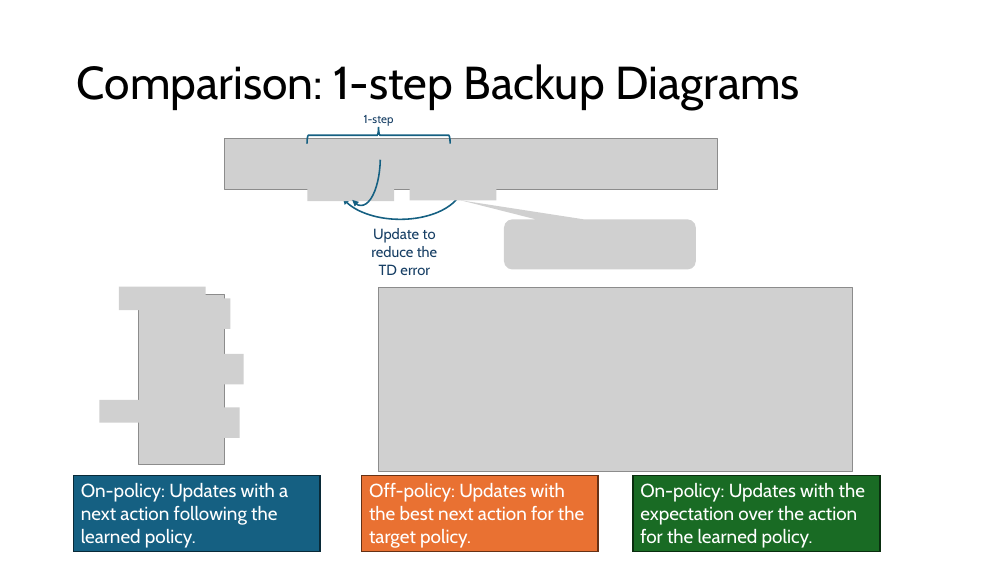
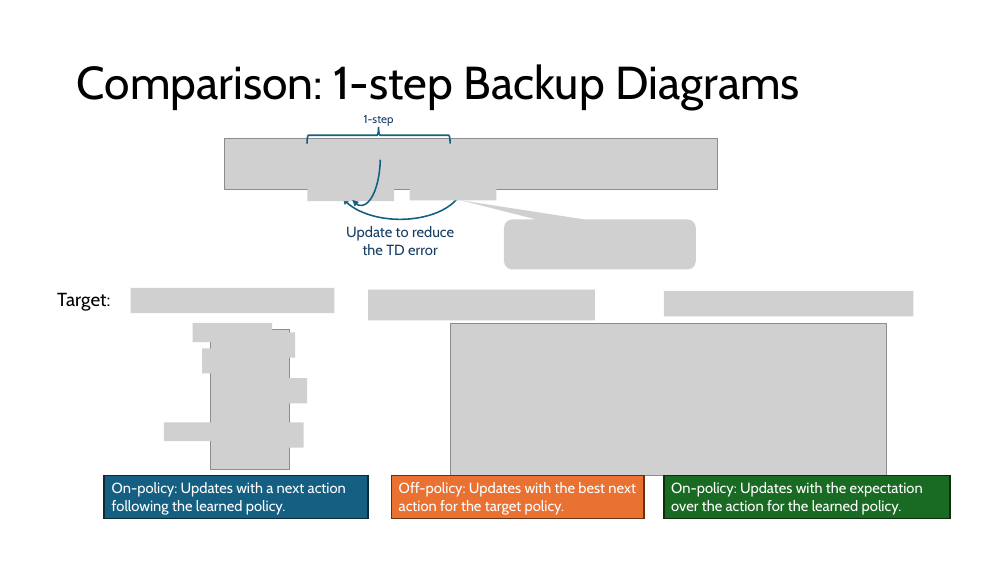
Before and after one commit to mhahsler/Introduction_to_Reinforcement_Learning, a slide deck: slide 22 of slides/Lecture_Chapter06.pptx. Drawn at 1008x567 pixels with LibreOffice and Linux fonts; fonts in the diff are those of the drawing; grey boxes stand for pictures. Boxes give left, top, right and bottom in pixels: in the first picture for what was removed or moved away, otherwise in the second. Text is boxed around its words. In the diff, an @@ line names an element or a change of style, - is before the commit and + after.

Commit message:
added target

```diff
--- a/slides/Lecture_Chapter06.pptx
+++ b/slides/Lecture_Chapter06.pptx
@@ text "Update to reduce the TD ..." rewrapped from (371,228,437,275) to (346,226,454,255) @@
@@ text added at (57,292,110,311), 18 pt, text #000000 @@
+Target:
@@ picture added at (131,288,335,314) @@
@@ picture added at (368,290,595,321) @@
@@ picture added at (664,291,913,317) @@
@@ picture removed at (141,318,191,349) @@
@@ picture: place and size @@
-picture at (119,287,206,310)
+picture at (193,323,272,343)
@@ picture: place and size @@
-picture at (379,287,853,472)
+picture at (451,324,886,476)
@@ picture added at (202,349,247,374) @@
@@ picture: place and size @@
-picture at (138,295,225,464)
+picture at (210,330,289,470)
@@ picture: place and size @@
-picture at (181,299,231,329)
+picture at (250,333,295,358)
@@ picture: place and size @@
-picture at (190,354,243,384)
+picture at (258,378,307,403)
@@ picture added at (815,387,853,412) @@
@@ picture removed at (100,400,187,423) @@
@@ picture added at (164,423,243,442) @@
@@ picture: place and size @@
-picture at (190,408,240,438)
+picture at (258,423,303,448)
@@ rectangle "On-policy: Updates with a next ...": place and size @@
-rectangle "On-policy: Updates with a next ..." at (73,476,321,552)
+rectangle "On-policy: Updates with a next ..." at (104,476,368,519)
@@ rectangle "Off-policy: Updates with the best ...": place and size @@
-rectangle "Off-policy: Updates with the best ..." at (361,476,598,552)
+rectangle "Off-policy: Updates with the best ..." at (392,476,644,519)
@@ size 18 to 14 pt in 3 elements at (392,476,644,519), (104,476,368,519), (664,476,950,519) @@
@@ rectangle "On-policy: Updates with the expectation ...": place and size @@
-rectangle "On-policy: Updates with the expectation ..." at (633,476,880,552)
+rectangle "On-policy: Updates with the expectation ..." at (664,476,950,519)
```
Also in this commit, not shown: 1 other slide changed, 1 other file.
